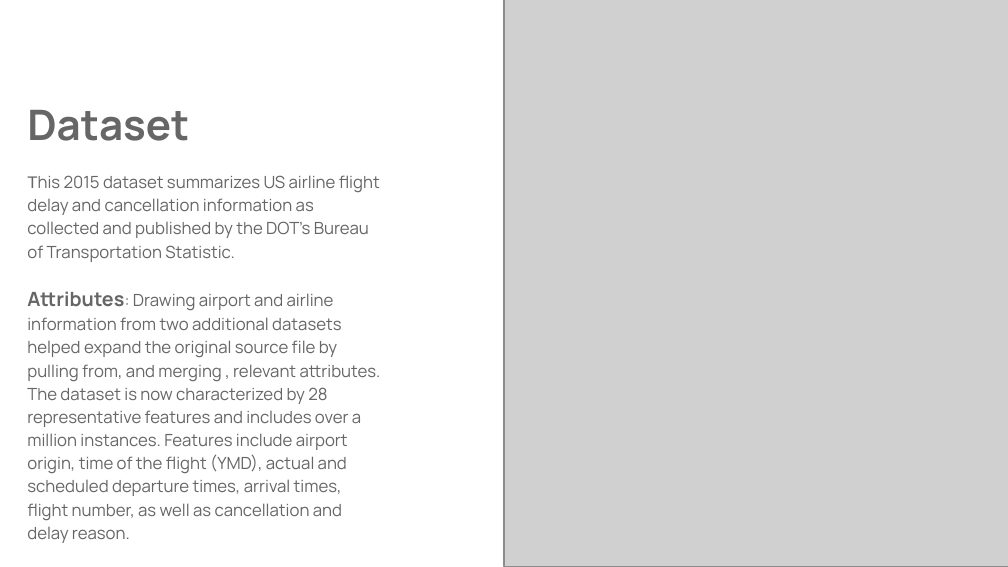
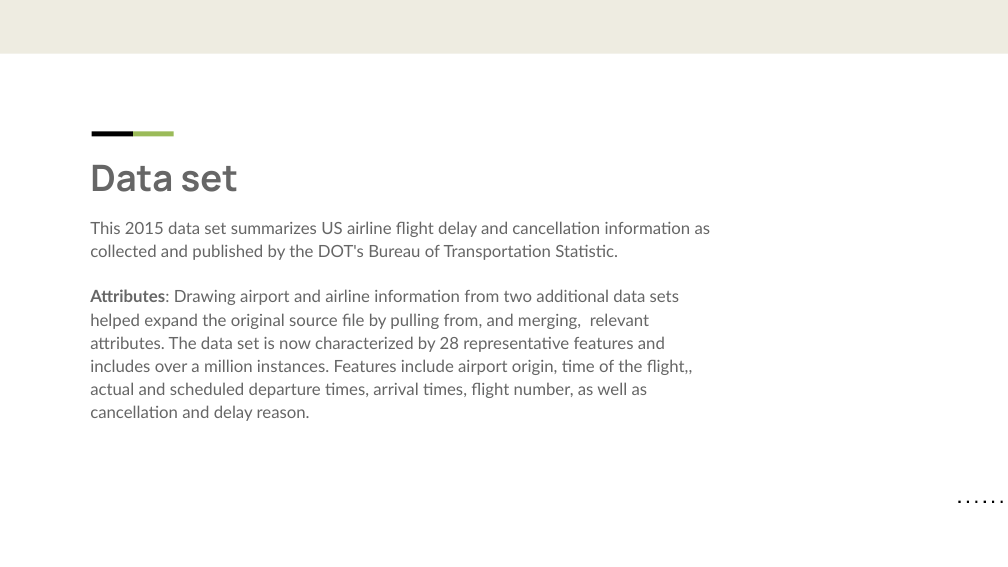
Before and after one commit to ArwaSheraky/Flight-Delay-Prediction, a slide deck: slide 4 of CEDB 1260 Final project.pptx (slide 3 before the commit). Drawn at 1008x567 pixels with LibreOffice and Linux fonts; fonts in the diff are those of the drawing; grey boxes stand for pictures. Boxes give left, top, right and bottom in pixels: in the first picture for what was removed or moved away, otherwise in the second. Text is boxed around its words. In the diff, an @@ line names an element or a change of style, - is before the commit and + after.

```diff
--- a/CEDB 1260 Final project.pptx
+++ b/CEDB 1260 Final project.pptx
@@ rectangle added at (0, 0, 1008, 53), fill #EEECE1 @@
@@ rectangle removed at (504, 0, 1008, 566) @@
@@ picture removed at (504, 0, 1008, 567) @@
@@ text removed at (27, 110, 189, 141) @@
-Dataset
@@ rectangle added at (92, 131, 133, 136), fill #000000 @@
@@ rectangle added at (132, 131, 173, 136), fill #9BBB59 @@
@@ text added at (90, 165, 238, 192), 26 pt, text #666666, bold @@
+Data set
@@ text at (90, 221, 711, 421): text changed; font Manrope to Lato @@
-This 2015 dataset summarizes US airline flight delay and cancellation information as collected and published by the DOT's Bureau of Transportation Statistic.
-Attributes: Drawing airport and airline information from two additional datasets helped expand the original source file by pulling from, and merging , relevant attributes. The dataset is now characterized by 28 representative features and includes over a million instances. Features include airport origin, time of the flight (YMD), actual and scheduled departure times, arrival times, flight number, as well as cancellation and delay reason.
+This 2015 data set summarizes US airline flight delay and cancellation information as collected and published by the DOT's Bureau of Transportation Statistic.
+Attributes: Drawing airport and airline information from two additional data sets helped expand the original source file by pulling from, and merging, relevant attributes. The data set is now characterized by 28 representative features and includes over a million instances. Features include airport origin, time of the flight,, actual and scheduled departure times, arrival times, flight number, as well as cancellation and delay reason.
@@ freeform shape added at (955, 502, 1008, 502), outline #000000 1.5 pt @@
```
Also in this commit, not shown: 4 other slides changed, 7 slides added, 4 slides removed.
